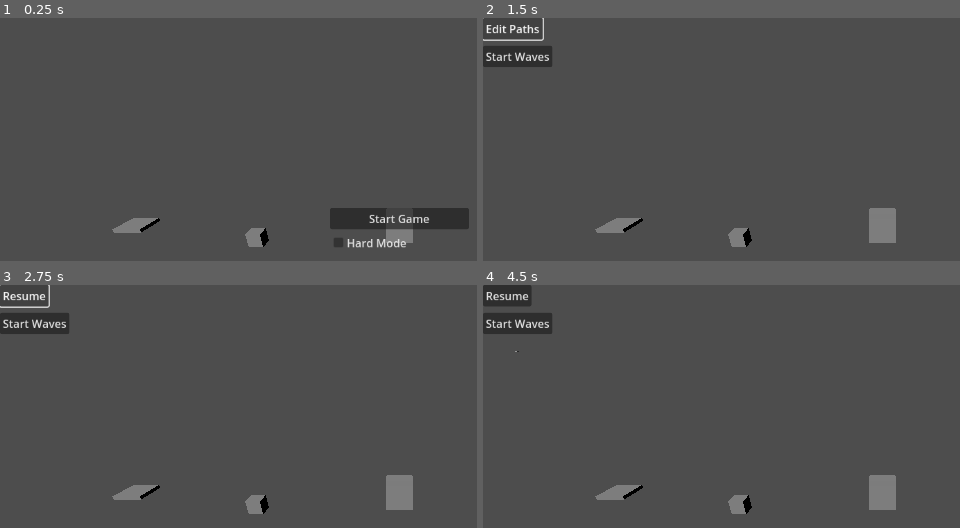
Above: before the commit, frames 1-4 (two rows, left to right).
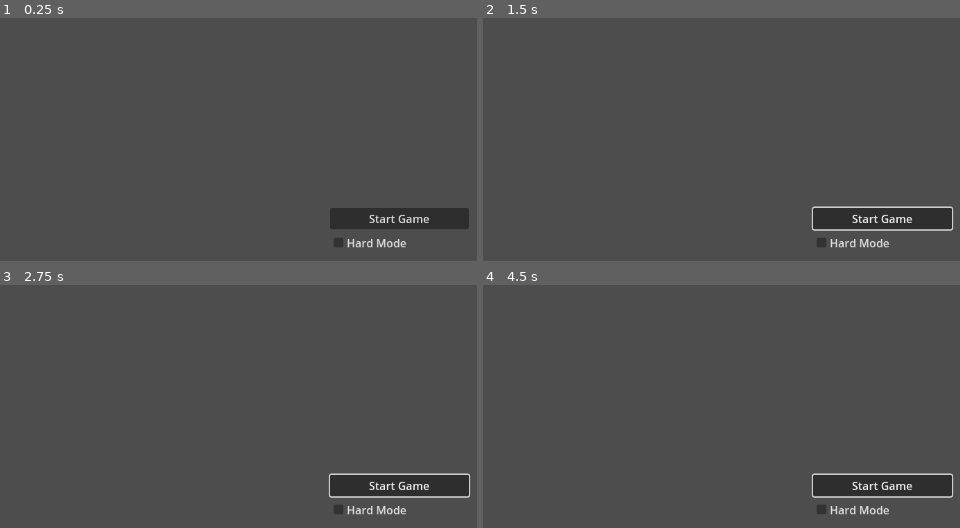
Above: after the commit, the same moments.

Repository: potatozepp/GPT-Test
Game: Godot game, scene res://main.tscn
Two runs of this game, one before a commit and one after it. Both use one fixed random seed, a clock stepped at 60 frames per second and the inputs below.
Inputs (mouse positions are in pixels of both pictures, inside the frame that each line leads up to):
- Up to frame 1 (0.25 s): no input
- Up to frame 2 (1.5 s): click "Start Game" at 0.5 s; click (506, 27) at 1.25 s, where only the run before the commit has a clickable "Resume"
- Up to frame 3 (2.75 s): click (28, 294) at 2 s, where only the run before the commit has a clickable "Edit Paths"
- Up to frame 4 (4.5 s): click (883, 486) at 2.75 s, where only the run after the commit has a clickable "Start Game"; click (516, 323) at 3.5 s, where only the run before the commit has a clickable "Start Waves"; click (516, 350) at 4.25 s, where only the run before the commit has a clickable "Stop Waves"

The runs differ from the first frame. In frame 1, 1.0% of the frame differs, in the area x 23-87%, y 82-95%; in frame 2, 5.7%; in frame 3, 5.7%; in frame 4, 6.2%, in the area x 0-99%, y 0-95%.
Error after the commit: Parse Error: Used space character for indentation instead of tab as used before in the file. (res://main.gd:42)

Commit message:
Add RTS camera controls and build mode selection

Diff:
--- a/main.gd
+++ b/main.gd
@@ -4,8 +4,6 @@
 var TowerScene = preload("res://assets/models/tower.tscn")
 var PathScene = preload("res://assets/models/path.tscn")
 var CoreScene = preload("res://assets/models/core.tscn")
-
-@export var camera_speed := 5.0
 
 var path_positions: Array = []
 var spawn_time := 0.0
@@ -13,6 +11,7 @@
 var game_loaded := false
 var waves_running := false
 var editing_mode := false
+var placement_mode := "path"
 
 @onready var start_menu = $CanvasLayer/Control
 @onready var start_button = $CanvasLayer/Control/VBoxContainer/StartButton
@@ -20,8 +19,11 @@
 @onready var edit_button = $CanvasLayer/EditButton
 @onready var run_button = $CanvasLayer/RunButton
 @onready var stop_button = $CanvasLayer/StopButton
+@onready var path_button = $CanvasLayer/PathButton
+@onready var turret_button = $CanvasLayer/TurretButton
 @onready var camera = $Camera3D
 var preview_path
+var preview_tower
 
 func _ready() -> void:
 		var core = CoreScene.instantiate()
@@ -39,37 +41,51 @@
 		tower.position = Vector3(-10, 0, 2)
 		add_child(tower)
 
-		preview_path = PathScene.instantiate()
-		var mesh = preview_path.get_node("Mesh") as MeshInstance3D
-		var material := StandardMaterial3D.new()
-		material.albedo_color = Color(1, 1, 1, 0.5)  # semi-transparent white
-		material.transparency = BaseMaterial3D.TRANSPARENCY_ALPHA
-		material.flags_transparent = true  # Enable transparency
-
-		mesh.set_surface_override_material(0, material)
-
-		preview_path.visible = false
-		add_child(preview_path)
-
-		start_button.pressed.connect(start_game)
-		edit_button.pressed.connect(toggle_edit)
-		run_button.pressed.connect(start_waves)
-		stop_button.pressed.connect(stop_waves)
-		edit_button.visible = false
-		run_button.visible = false
-		stop_button.visible = false
-		set_process(true)
-		set_process_input(true)
-		set_physics_process(true)
+                preview_path = PathScene.instantiate()
+                var mesh = preview_path.get_node("Mesh") as MeshInstance3D
+                var material := StandardMaterial3D.new()
+                material.albedo_color = Color(1, 1, 1, 0.5)
+                material.transparency = BaseMaterial3D.TRANSPARENCY_ALPHA
+                material.flags_transparent = true
+                mesh.set_surface_override_material(0, material)
+                preview_path.visible = false
+                add_child(preview_path)
+
+                preview_tower = TowerScene.instantiate()
+                var tmesh = preview_tower.get_node("Mesh") as MeshInstance3D
+                var tmat := StandardMaterial3D.new()
+                tmat.albedo_color = Color(1, 1, 1, 0.5)
+                tmat.transparency = BaseMaterial3D.TRANSPARENCY_ALPHA
+                tmat.flags_transparent = true
+                tmesh.set_surface_override_material(0, tmat)
+                preview_tower.visible = false
+                add_child(preview_tower)
+
+                start_button.pressed.connect(start_game)
+                edit_button.pressed.connect(toggle_edit)
+                run_button.pressed.connect(start_waves)
+                stop_button.pressed.connect(stop_waves)
+                path_button.pressed.connect(set_mode_path)
+                turret_button.pressed.connect(set_mode_turret)
+                edit_button.visible = false
+                run_button.visible = false
+                stop_button.visible = false
+                path_button.visible = false
+                turret_button.visible = false
+                set_process(true)
+                set_process_input(true)
 
 func start_game() -> void:
-		game_loaded = true
-		start_menu.hide()
-		edit_button.show()
-		run_button.show()
-		stop_button.hide()
-		editing_mode = true
-		edit_button.text = "Resume"
+                game_loaded = true
+                start_menu.hide()
+                edit_button.show()
+                run_button.show()
+                stop_button.hide()
+                path_button.show()
+                turret_button.show()
+                editing_mode = true
+                edit_button.text = "Resume"
+                set_mode_path()
 
 		if hard_mode.button_pressed:
 				spawn_interval = 1.0
@@ -77,73 +93,81 @@
 				spawn_interval = 2.0
 
 func toggle_edit() -> void:
-		if waves_running:
-				return
-		editing_mode = not editing_mode
-		edit_button.text = "Resume" if editing_mode else "Edit Paths"
-		preview_path.visible = editing_mode
-		var enemies = get_tree().get_nodes_in_group("enemies")
-		for e in enemies:
-				e.set_physics_process(not editing_mode)
+                if waves_running:
+                                return
+                editing_mode = not editing_mode
+                edit_button.text = "Resume" if editing_mode else "Edit"
+                if editing_mode:
+                                if placement_mode == "path":
+                                                preview_path.show()
+                                else:
+                                                preview_tower.show()
+                else:
+                                preview_path.hide()
+                                preview_tower.hide()
+                path_button.disabled = not editing_mode
+                turret_button.disabled = not editing_mode
+                var enemies = get_tree().get_nodes_in_group("enemies")
+                for e in enemies:
+                                e.set_physics_process(not editing_mode)
 
 func start_waves() -> void:
-		if not game_loaded:
-				return
-		waves_running = true
-		editing_mode = false
-		edit_button.disabled = true
-		edit_button.text = "Edit Paths"
-		run_button.hide()
-		stop_button.show()
-		preview_path.hide()
-		spawn_time = spawn_interval
+                if not game_loaded:
+                                return
+                waves_running = true
+                editing_mode = false
+                edit_button.disabled = true
+                edit_button.text = "Edit"
+                run_button.hide()
+                stop_button.show()
+                preview_path.hide()
+                preview_tower.hide()
+                spawn_time = spawn_interval
 
 func stop_waves() -> void:
-		if not waves_running:
-				return
-		waves_running = false
-		editing_mode = true
-		edit_button.disabled = false
-		edit_button.text = "Resume"
-		run_button.show()
-		stop_button.hide()
-		preview_path.show()
-		spawn_time = spawn_interval
-		var enemies = get_tree().get_nodes_in_group("enemies")
-		for e in enemies:
-				e.queue_free()
+                if not waves_running:
+                                return
+                waves_running = false
+                editing_mode = true
+                edit_button.disabled = false
+                edit_button.text = "Resume"
+                run_button.show()
+                stop_button.hide()
+                if placement_mode == "path":
+                                preview_path.show()
+                                preview_tower.hide()
+                else:
+                                preview_tower.show()
+                                preview_path.hide()
+                spawn_time = spawn_interval
+                var enemies = get_tree().get_nodes_in_group("enemies")
+                for e in enemies:
+                                e.queue_free()
 
 func _input(event: InputEvent) -> void:
-		if not game_loaded or not editing_mode:
-				return
-
-		if event.is_action_pressed("place_path"):
-				add_path_segment(preview_path.position)
+                if not game_loaded or not editing_mode:
+                                return
+
+                if event is InputEventMouseButton and event.button_index == MOUSE_BUTTON_LEFT and event.pressed:
+                                if placement_mode == "path":
+                                                add_path_segment(preview_path.position)
+                                else:
+                                                place_turret(preview_tower.position)
 
 func add_path_segment(pos: Vector3) -> void:
-		pos.y = 0
-		path_positions.insert(path_positions.size() - 1, pos)
-		var p = PathScene.instantiate()
-		p.position = pos
-		p.add_to_group("paths")
-		add_child(p)
-
-func _physics_process(delta: float) -> void:
-		if not game_loaded:
-				return
-
-		var input_dir := Vector3.ZERO
-		if Input.is_action_pressed("move_forward"):
-				input_dir.z -= 1
-		if Input.is_action_pressed("move_backward"):
-				input_dir.z += 1
-		if Input.is_action_pressed("move_left"):
-				input_dir.x -= 1
-		if Input.is_action_pressed("move_right"):
-				input_dir.x += 1
-		if input_dir != Vector3.ZERO:
-				input_dir = input_dir.normalized()
-				camera.translate(input_dir * camera_speed * delta)
+                pos.y = 0
+                path_positions.insert(path_positions.size() - 1, pos)
+                var p = PathScene.instantiate()
+                p.position = pos
+                p.add_to_group("paths")
+                add_child(p)
+
+func place_turret(pos: Vector3) -> void:
+                pos.y = 0
+                var t = TowerScene.instantiate()
+                t.position = pos
+                add_child(t)
+
 
 func _process(delta: float) -> void:
 		if editing_mode:
@@ -158,16 +182,36 @@
 				spawn_time = spawn_interval
 
 func update_preview() -> void:
-		var mouse_pos = get_viewport().get_mouse_position()
-		var origin = camera.project_ray_origin(mouse_pos)
-		var dir = camera.project_ray_normal(mouse_pos)
-		if dir.y == 0:
-				preview_path.hide()
-				return
-		var t = -origin.y / dir.y
-		var pos = origin + dir * t
-		preview_path.position = pos
-		preview_path.show()
+                var mouse_pos = get_viewport().get_mouse_position()
+                var origin = camera.project_ray_origin(mouse_pos)
+                var dir = camera.project_ray_normal(mouse_pos)
+                if dir.y == 0:
+                                preview_path.hide()
+                                preview_tower.hide()
+                                return
+                var t = -origin.y / dir.y
+                var pos = origin + dir * t
+                pos = pos.snapped(Vector3.ONE)
+                if placement_mode == "path":
+                                preview_path.position = pos
+                                preview_path.show()
+                                preview_tower.hide()
+                else:
+                                preview_tower.position = pos
+                                preview_tower.show()
+                                preview_path.hide()
+
+func set_mode_path() -> void:
+                placement_mode = "path"
+                preview_tower.hide()
+                if editing_mode:
+                                preview_path.show()
+
+func set_mode_turret() -> void:
+                placement_mode = "turret"
+                preview_path.hide()
+                if editing_mode:
+                                preview_tower.show()
 
 func spawn_enemy() -> void:
 		var enemy = EnemyScene.instantiate()
--- a/main.tscn
+++ b/main.tscn
@@ -1,6 +1,7 @@
-[gd_scene load_steps=2 format=3 uid="uid://scoie85tspm8"]
+[gd_scene load_steps=3 format=3 uid="uid://scoie85tspm8"]
 
 [ext_resource type="Script" uid="uid://d6guqblk1q8u" path="res://main.gd" id="1"]
+[ext_resource type="Script" path="res://rts_camera.gd" id="2"]
 
 [node name="Main" type="Node3D"]
 script = ExtResource("1")
@@ -8,6 +9,7 @@
 [node name="Camera3D" type="Camera3D" parent="."]
 transform = Transform3D(1, 0, 0, 0, 0.866025, 0.5, 0, -0.5, 0.866025, 0, 10, 20)
 current = true
+script = ExtResource("2")
 
 [node name="DirectionalLight3D" type="DirectionalLight3D" parent="."]
 transform = Transform3D(1, 0, 0, 0, 0.707107, 0.707107, 0, -0.707107, 0.707107, 0, 0, 0)
@@ -54,3 +56,13 @@
 visible = false
 offset_top = 80.0
 text = "Stop Waves"
+
+[node name="PathButton" type="Button" parent="CanvasLayer"]
+visible = false
+offset_left = 120.0
+text = "Place Path"
+
+[node name="TurretButton" type="Button" parent="CanvasLayer"]
+visible = false
+offset_left = 240.0
+text = "Place Turret"
--- a/project.godot
+++ b/project.godot
@@ -55,3 +55,24 @@
 "type": "key"
 }]
 }
+move_up={
+"deadzone": 0.5,
+"events": [{
+"keycode": 69,
+"type": "key",
+}]
+}
+move_down={
+"deadzone": 0.5,
+"events": [{
+"keycode": 81,
+"type": "key",
+}]
+}
+ui_shift={
+"deadzone": 0.5,
+"events": [{
+"keycode": 4194305,
+"type": "key",
+}]
+}
--- /dev/null
+++ b/rts_camera.gd
@@ -0,0 +1,68 @@
+extends Camera3D
+
+@export var move_speed := 15.0
+@export var fast_speed := 50.0
+@export var rotation_speed := 0.005
+@export var pan_speed := 0.02
+@export var zoom_speed := 2.0
+@export var edge_margin := 10
+@export var edge_speed := 15.0
+
+var yaw := 0.0
+var pitch := -0.3
+
+func _ready():
+    Input.set_mouse_mode(Input.MOUSE_MODE_VISIBLE)
+    yaw = rotation.y
+    pitch = rotation.x
+
+func _process(delta):
+    var speed = move_speed
+    if Input.is_action_pressed("ui_shift"):
+        speed = fast_speed
+    var dir = Vector3.ZERO
+    if Input.is_action_pressed("move_forward"):
+        dir.z -= 1
+    if Input.is_action_pressed("move_backward"):
+        dir.z += 1
+    if Input.is_action_pressed("move_left"):
+        dir.x -= 1
+    if Input.is_action_pressed("move_right"):
+        dir.x += 1
+    if Input.is_action_pressed("move_up"):
+        dir.y += 1
+    if Input.is_action_pressed("move_down"):
+        dir.y -= 1
+    if dir != Vector3.ZERO:
+        translate(basis * dir.normalized() * speed * delta)
+
+    if Input.get_mouse_mode() == Input.MOUSE_MODE_VISIBLE:
+        var mouse_pos = get_viewport().get_mouse_position()
+        var size = get_viewport().get_visible_rect().size
+        if mouse_pos.x <= edge_margin:
+            translate(-basis.x * edge_speed * delta)
+        elif mouse_pos.x >= size.x - edge_margin:
+            translate(basis.x * edge_speed * delta)
+        if mouse_pos.y <= edge_margin:
+            translate(-basis.z * edge_speed * delta)
+        elif mouse_pos.y >= size.y - edge_margin:
+            translate(basis.z * edge_speed * delta)
+
+func _unhandled_input(event):
+    if event is InputEventMouseButton:
+        if event.button_index == MOUSE_BUTTON_RIGHT:
+            Input.set_mouse_mode(event.pressed ? Input.MOUSE_MODE_CAPTURED : Input.MOUSE_MODE_VISIBLE)
+        elif event.button_index == MOUSE_BUTTON_MIDDLE:
+            Input.set_mouse_mode(event.pressed ? Input.MOUSE_MODE_CAPTURED : Input.MOUSE_MODE_VISIBLE)
+        elif event.button_index == MOUSE_BUTTON_WHEEL_UP:
+            translate(-basis.z * zoom_speed)
+        elif event.button_index == MOUSE_BUTTON_WHEEL_DOWN:
+            translate(basis.z * zoom_speed)
+    elif event is InputEventMouseMotion:
+        if Input.is_mouse_button_pressed(MOUSE_BUTTON_RIGHT):
+            yaw -= event.relative.x * rotation_speed
+            pitch = clamp(pitch - event.relative.y * rotation_speed, -1.2, 0.2)
+            rotation.y = yaw
+            rotation.x = pitch
+        elif Input.is_mouse_button_pressed(MOUSE_BUTTON_MIDDLE):
+            translate((-basis.x * event.relative.x - basis.z * event.relative.y) * pan_speed)
Not shown, changed: README.md
